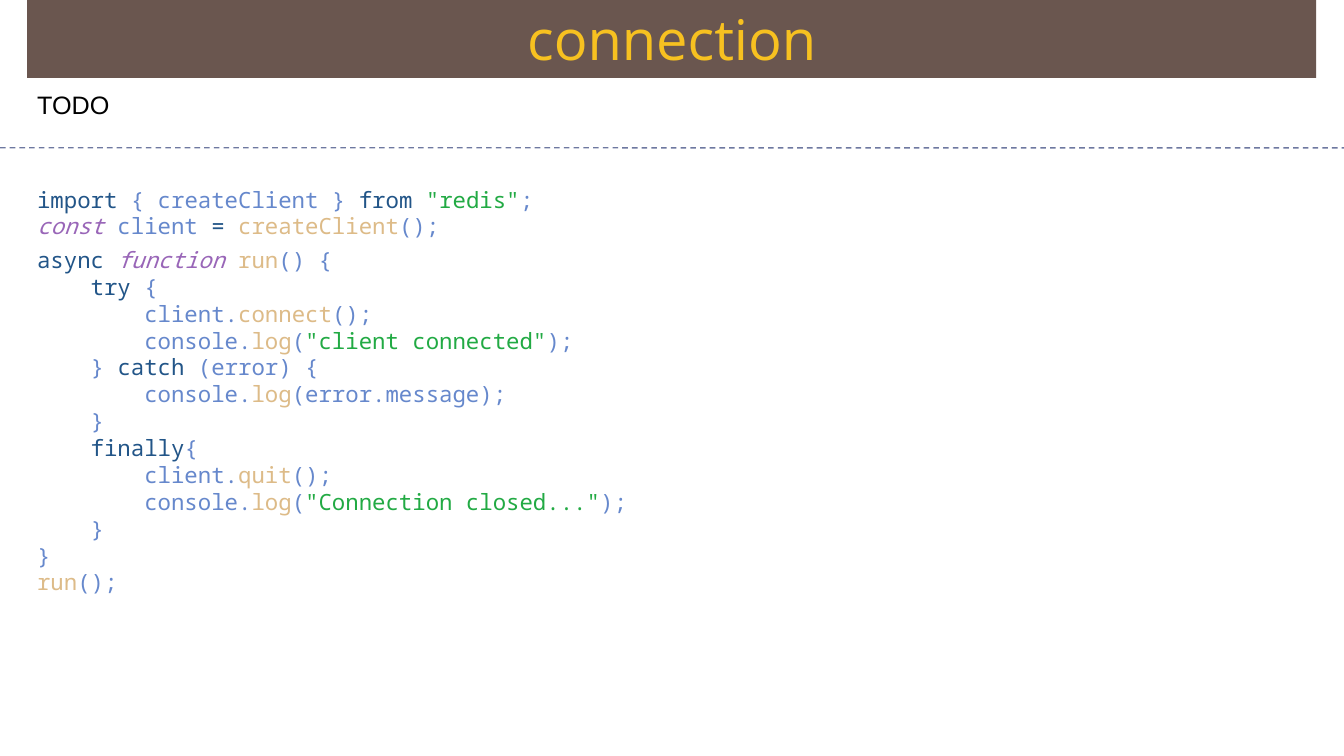
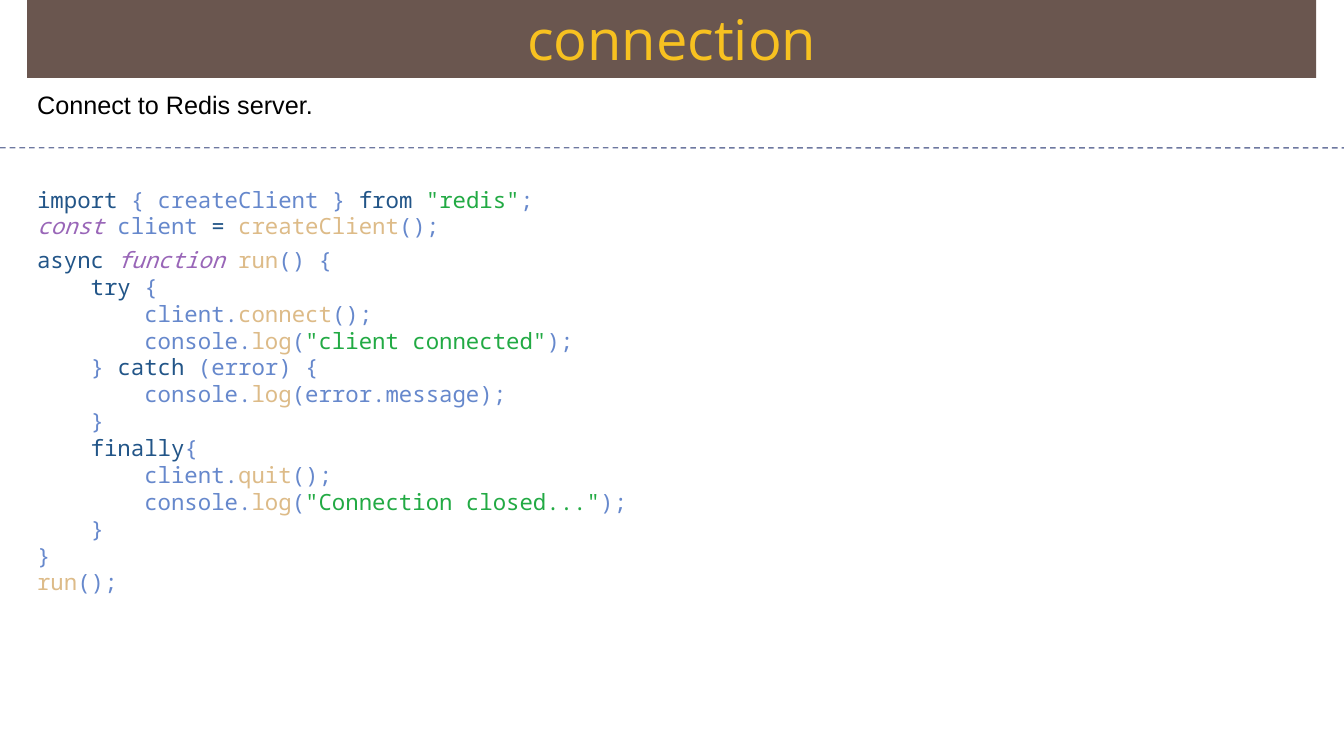
Before and after one commit to Saleel-Bagde/PPT-s, a slide deck: slide 102 of redis Ver2.pptx. Drawn at 1344x756 pixels with LibreOffice and Linux fonts; fonts in the diff are those of the drawing. Boxes give left, top, right and bottom in pixels: in the first picture for what was removed or moved away, otherwise in the second. Text is boxed around its words. In the diff, an @@ line names an element or a change of style, - is before the commit and + after.

```diff
--- a/redis Ver2.pptx
+++ b/redis Ver2.pptx
@@ text at box(37, 95, 313, 115): text changed @@
-TODO
+Connect to Redis server.
```
Also in this commit, not shown: 2 slides added, 1 slide removed.
